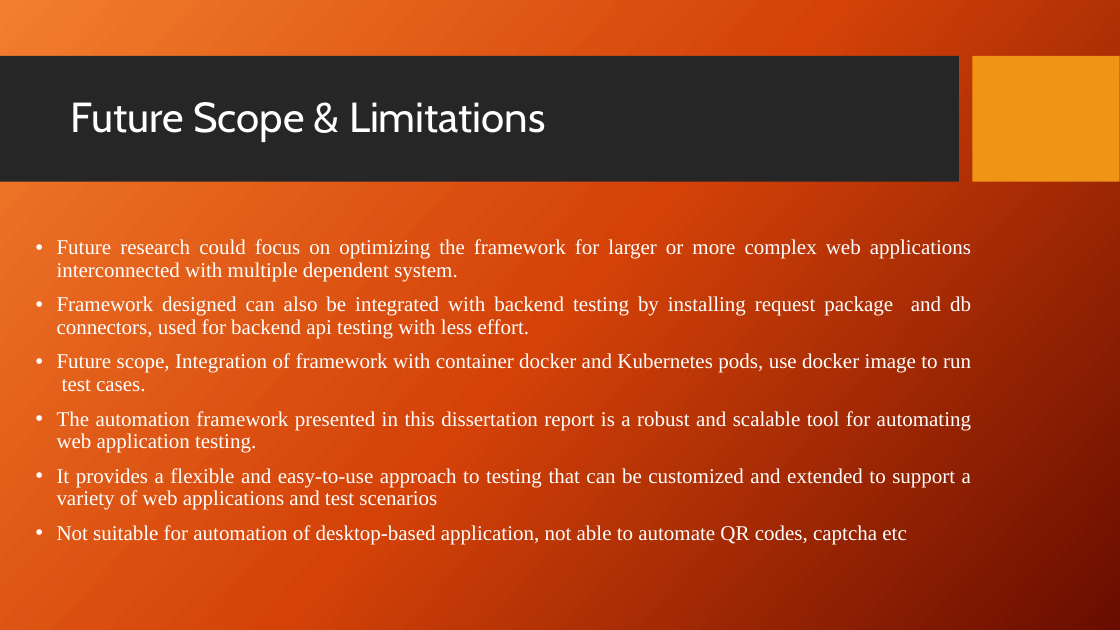
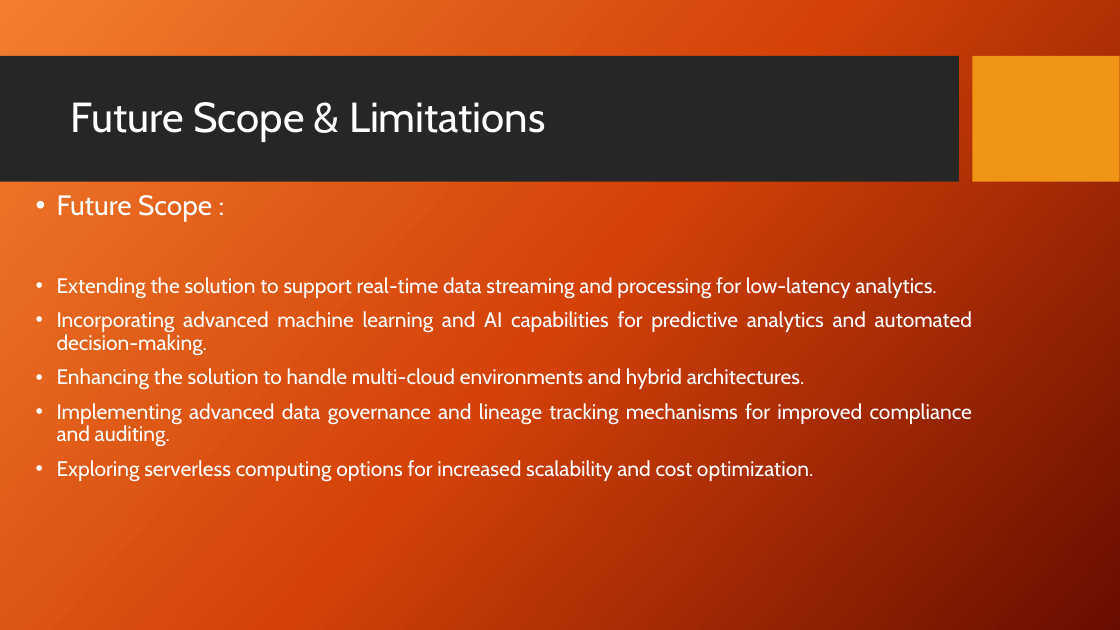
Before and after one commit to ShelkeAkshay-2022mt93331/dissertation, a slide deck: slide 15 of 7_Reports/3_Final_PPT/2022mt93331.pptx (slide 12 before the commit). Drawn at 1120x630 pixels with LibreOffice and Linux fonts; fonts in the diff are those of the drawing; background and template pictures are left out. Boxes give left, top, right and bottom in pixels: in the first picture for what was removed or moved away, otherwise in the second. Text is boxed around its words. In the diff, an @@ line names an element or a change of style, - is before the commit and + after.

```diff
--- a/7_Reports/3_Final_PPT/2022mt93331.pptx
+++ b/7_Reports/3_Final_PPT/2022mt93331.pptx
@@ text at [57, 195, 972, 482]: text changed; font Times New Roman to Cabin @@
-• Future research could focus on optimizing the framework for larger or more complex web applications interconnected with multiple dependent system.
-• Framework designed can also be integrated with backend testing by installing request package and db connectors, used for backend api testing with less effort.
-• Future scope, Integration of framework with container docker and Kubernetes pods, use docker image to run test cases.
-• The automation framework presented in this dissertation report is a robust and scalable tool for automating web application testing.
-• It provides a flexible and easy-to-use approach to testing that can be customized and extended to support a variety of web applications and test scenarios
-• Not suitable for automation of desktop-based application, not able to automate QR codes, captcha etc
+• Future Scope :
+• Extending the solution to support real-time data streaming and processing for low-latency analytics.
+• Incorporating advanced machine learning and AI capabilities for predictive analytics and automated decision-making.
+• Enhancing the solution to handle multi-cloud environments and hybrid architectures.
+• Implementing advanced data governance and lineage tracking mechanisms for improved compliance and auditing.
+• Exploring serverless computing options for increased scalability and cost optimization.
```
Also in this commit, not shown: 9 other slides changed, 6 slides added, 5 other files.
